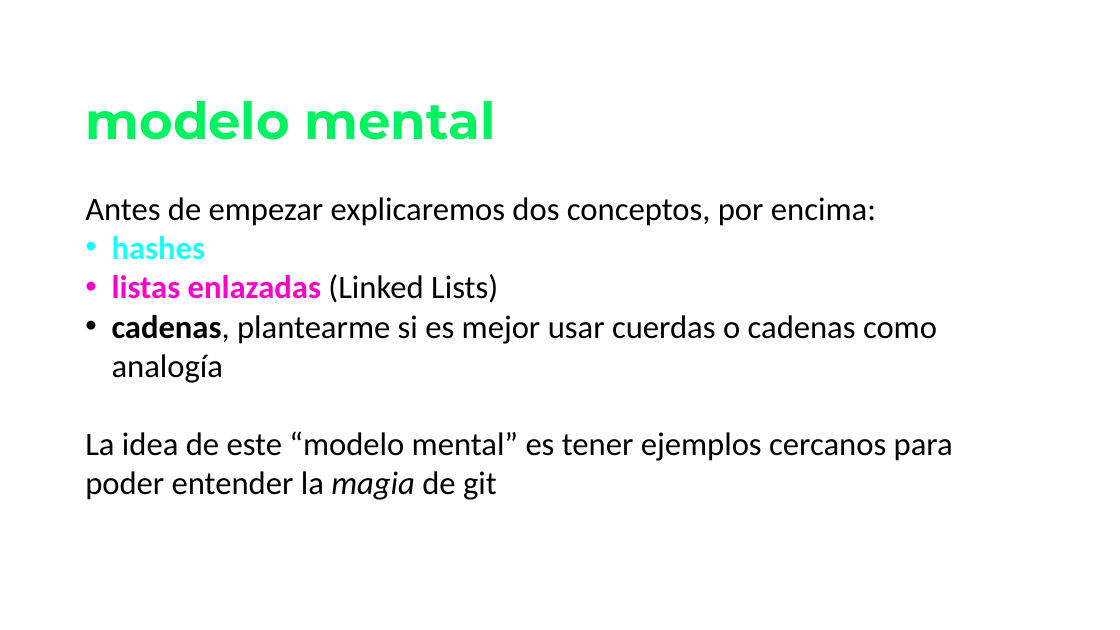
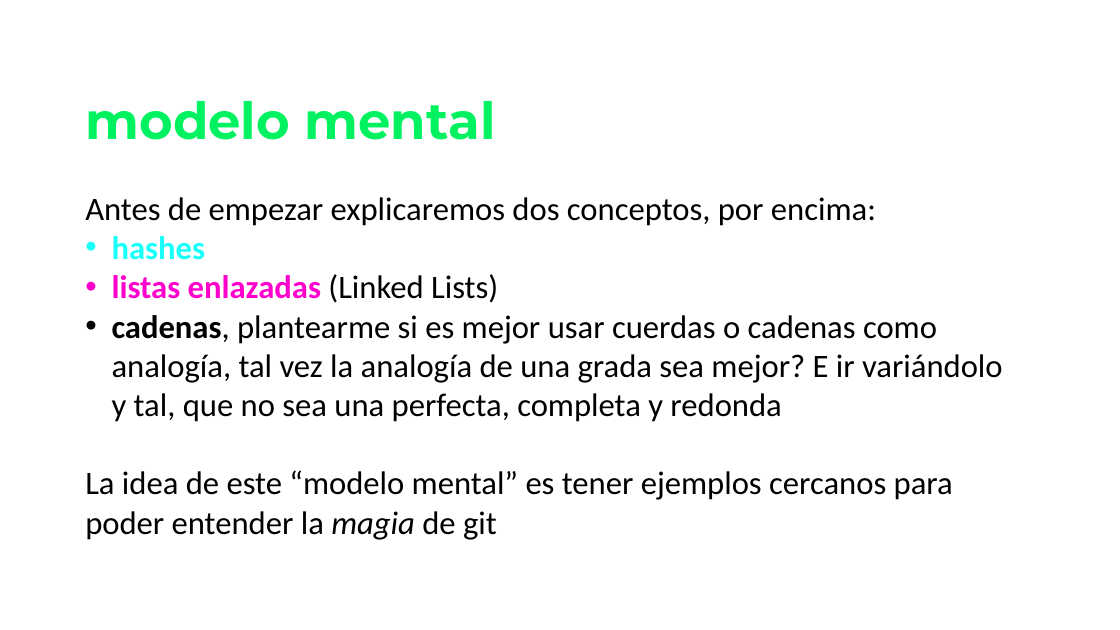
Before and after one commit to jofaval/talks-about, a slide deck: slide 13 of simplifying-git/fear-the-cli-no-more/simplifying-git-fear-the-cli-no-more.slides.es.pptx (slide 12 before the commit). Drawn at 1120x630 pixels with LibreOffice and Linux fonts; fonts in the diff are those of the drawing. Boxes give left, top, right and bottom in pixels: in the first picture for what was removed or moved away, otherwise in the second. Text is boxed around its words. In the diff, an @@ line names an element or a change of style, - is before the commit and + after.

```diff
--- a/simplifying-git/fear-the-cli-no-more/simplifying-git-fear-the-cli-no-more.slides.es.pptx
+++ b/simplifying-git/fear-the-cli-no-more/simplifying-git-fear-the-cli-no-more.slides.es.pptx
@@ text at [112, 315, 1002, 422]: text changed @@
-• cadenas, plantearme si es mejor usar cuerdas o cadenas como analogía
+• cadenas, plantearme si es mejor usar cuerdas o cadenas como analogía, tal vez la analogía de una grada sea mejor? E ir variándolo y tal, que no sea una perfecta, completa y redonda
```
Also in this commit, not shown: 2 other slides changed, 6 slides added, 1 other file.
